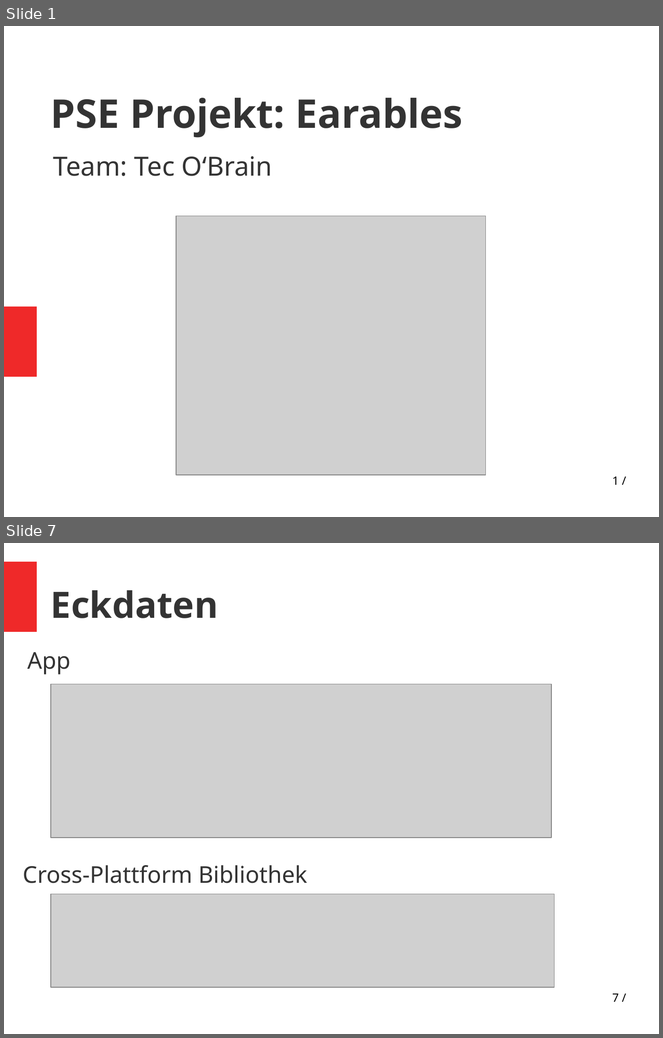
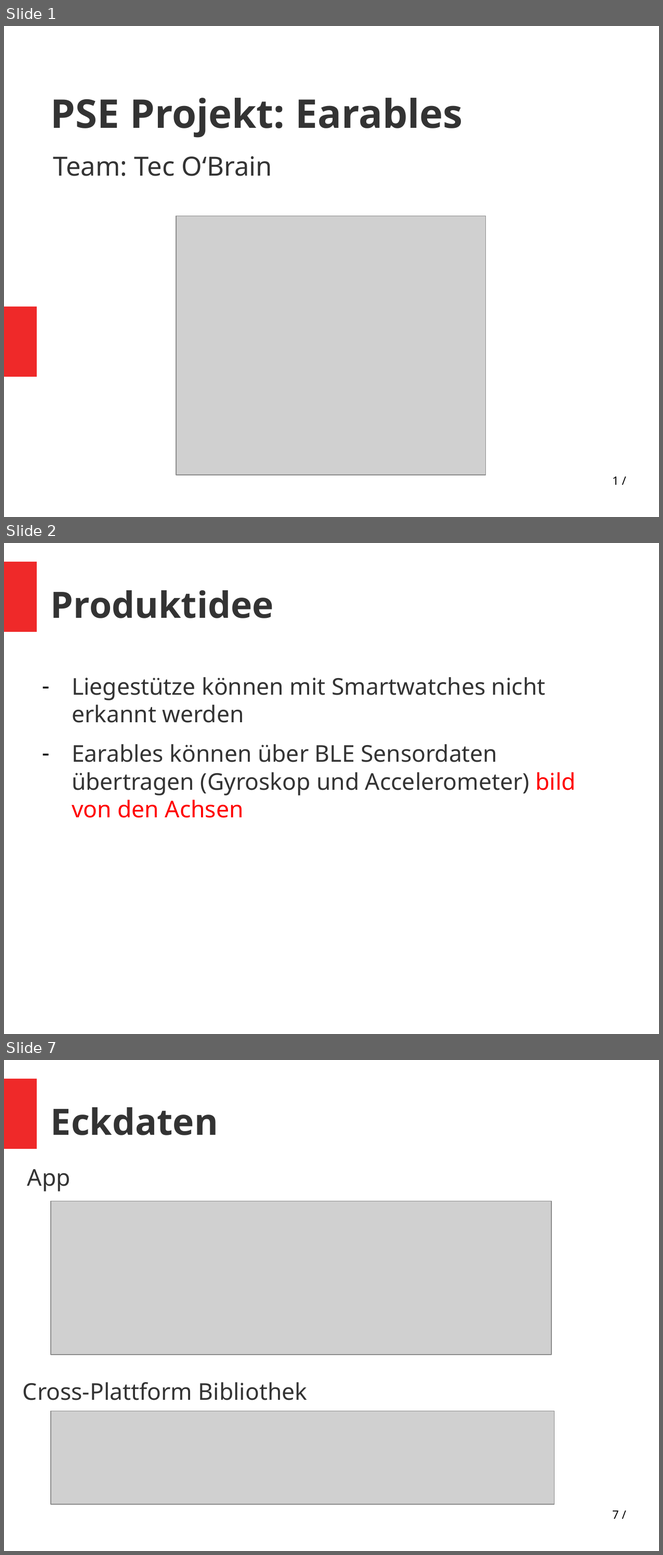
Before and after one commit to vlle1/dokumente-earablesKIT, a slide deck: Abschlusspräsi/Abschlusspräsi.odp. Shown one above the other, each under a label of ours: slides 1 and 7 before the commit, slides 1, 2 and 7 after it; the slides between them are not shown. The pictures are 663x1038 and 663x1555 pixels, drawn with LibreOffice and Linux fonts; fonts in the diff are those of the drawing; grey boxes stand for pictures. Boxes give left, top, right and bottom in pixels: in the first picture for what was removed or moved away, otherwise in the second. Text is boxed around its words. In the diff, an @@ line names an element or a change of style, - is before the commit and + after.

```diff
--- a/Abschlusspräsi/Abschlusspräsi.odp
+++ b/Abschlusspräsi/Abschlusspräsi.odp
@@ slide 2 added at (4,543,659,1034), background #FFFFFF; not listed: 1 template element that a slide beside it also shows @@
@@ title added at (51,590,274,618), 44 pt, text #333333, bold @@
+Produktidee
@@ text added at (72,677,575,818), 28 pt, text #333333 @@
+– Liegestütze können mit Smartwatches nicht erkannt werden
+– Earables können über BLE Sensordaten übertragen (Gyroskop und Accelerometer) bild von den Achsen
```
Also in this commit, not shown: 6 slides changed, 1 slide removed.
